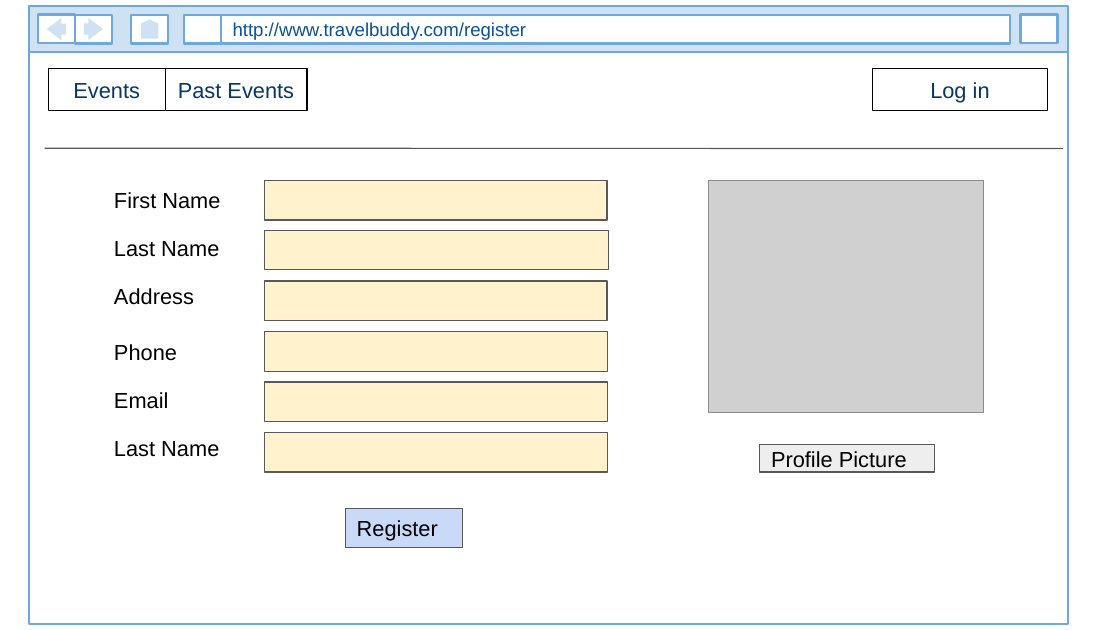
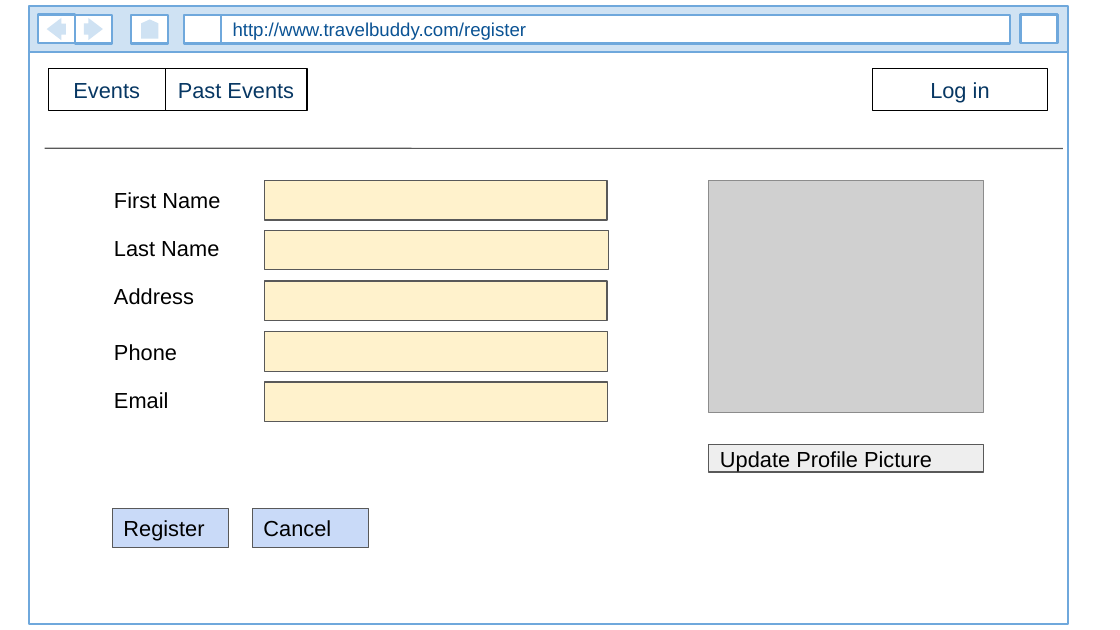
Before and after one commit to kauser-cse-buet/TravelWithBuddy, a slide deck: slide 1 of misc/user_interface_designs.pptx (slide 6 before the commit). Drawn at 1120x630 pixels with LibreOffice and Linux fonts; fonts in the diff are those of the drawing; grey boxes stand for pictures. Boxes give left, top, right and bottom in pixels: in the first picture for what was removed or moved away, otherwise in the second. Text is boxed around its words. In the diff, an @@ line names an element or a change of style, - is before the commit and + after.

```diff
--- a/misc/user_interface_designs.pptx
+++ b/misc/user_interface_designs.pptx
@@ text removed at (114, 441, 219, 457) @@
-Last Name
@@ rectangle removed at (265, 432, 608, 472) @@
@@ rectangle "Update Profile Picture": place and size @@
-rectangle "Update Profile Picture" at (759, 445, 934, 472)
+rectangle "Update Profile Picture" at (709, 445, 983, 472)
@@ text in rectangle at (720, 451, 932, 471): text changed @@
-Profile Picture
+Update Profile Picture
@@ rectangle "Register": place and size @@
-rectangle "Register" at (346, 508, 463, 548)
+rectangle "Register" at (112, 508, 228, 548)
@@ rectangle added at (252, 508, 368, 548), fill #C9DAF8, outline #595959 0.75 pt, 14 pt, text #000000 @@
+Cancel
```
Also in this commit, not shown: 3 other slides changed, 2 slides added, 7 slides removed, 5 other files.
